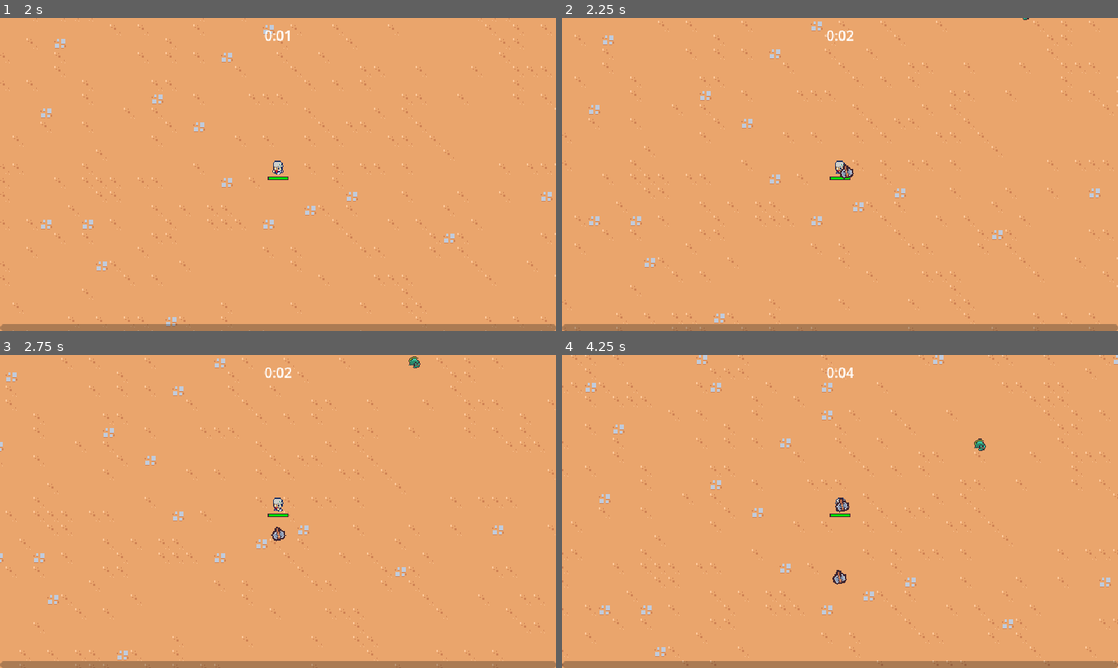
Above: before the commit, frames 1-4 (two rows, left to right).
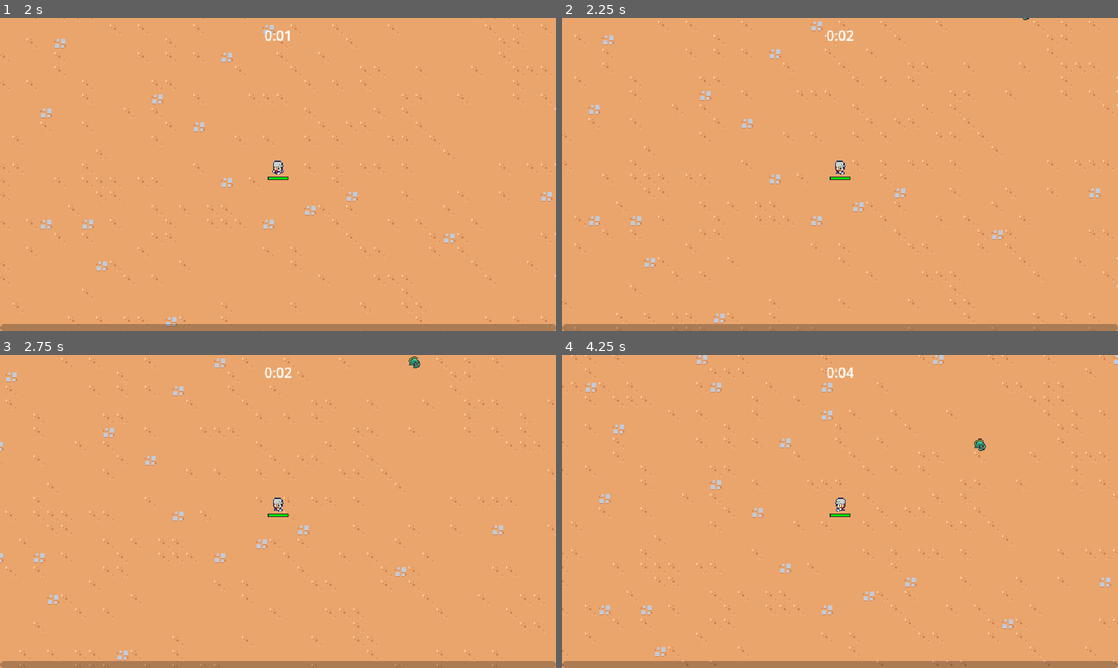
Above: after the commit, the same moments.

Repository: vhtargino/alien-cafe-project
Game: Godot game, scene res://scenes/main/main.tscn
The game is run twice, just before and just after one commit, with the same random seed, the same clock (stepped at 60 frames per second) and the same inputs.
Inputs (mouse positions are in pixels of both pictures, inside the frame that each line leads up to):
- Up to frame 1 (2 s): tap Enter at 0.5 s; move the mouse to (400, 158) at 0.52 s; press the mouse at (400, 158) at 0.53 s; hold D (move_right) 0.53-1.28 s; move the mouse to (166, 190) at 1.27 s; release the mouse at (166, 190) at 1.28 s; hold S (move_down) from 1.28 s (still down); click (166, 190) at 1.35 s
- Up to frame 2 (2.25 s): move the mouse to (895, 105) at 2.02 s; release S (move_down) at 2.03 s; press the mouse at (895, 105) at 2.03 s; hold D (move_right) from 2.03 s (still down)
- Up to frame 3 (2.75 s): keep holding D (move_right)
- Up to frame 4 (4.25 s): move the mouse to (812, 574) at 2.77 s; release D (move_right) at 2.78 s; release the mouse at (812, 574) at 2.78 s; hold W (move_up) 2.78-3.53 s; click (812, 574) at 2.85 s; move the mouse to (1006, 558) at 3.52 s; press the mouse at (1006, 558) at 3.53 s; hold A (move_left) from 3.53 s (still down)

Frame 1 is identical in both runs. In frame 2, less than 0.1% of the frame differs, in the area x 49-53%, y 46-52%; in frame 3, less than 0.1%; in frame 4, 0.2%, in the area x 48-52%, y 45-74%.

Commit message:
Drop rate de armas com quantidade máxima; HitFlashComponent

Diff:
--- a/resources/main_char_sprites.tres
+++ b/resources/main_char_sprites.tres
@@ -1,6 +1,10 @@
-[gd_resource type="SpriteFrames" load_steps=5 format=3 uid="uid://dagtd40gw1ynx"]
+[gd_resource type="SpriteFrames" load_steps=6 format=3 uid="uid://dagtd40gw1ynx"]
 
 [ext_resource type="Texture2D" uid="uid://domuau8dcph1w" path="res://scenes/game_object/player/sprite-sheet-joe-ebaristo.png" id="1_aniqh"]
+
+[sub_resource type="AtlasTexture" id="AtlasTexture_i637q"]
+atlas = ExtResource("1_aniqh")
+region = Rect2(64, 48, 16, 24)
 
 [sub_resource type="AtlasTexture" id="AtlasTexture_b7uy3"]
 atlas = ExtResource("1_aniqh")
@@ -16,6 +20,14 @@
 
 [resource]
 animations = [{
+"frames": [{
+"duration": 1.0,
+"texture": SubResource("AtlasTexture_i637q")
+}],
+"loop": true,
+"name": &"player_death",
+"speed": 5.0
+}, {
 "frames": [{
 "duration": 1.0,
 "texture": SubResource("AtlasTexture_b7uy3")
--- /dev/null
+++ b/resources/upgrades/ability.gd
@@ -0,0 +1,4 @@
+extends AbilityUpgrade
+class_name Ability
+
+@export var ability_controller_scene: PackedScene
--- a/resources/upgrades/ability_upgrade.gd
+++ b/resources/upgrades/ability_upgrade.gd
@@ -2,5 +2,6 @@
 class_name AbilityUpgrade
 
 @export var id: String
+@export var max_quantity: int
 @export var name: String
 @export_multiline var description: String
--- /dev/null
+++ b/resources/upgrades/axe.tres
@@ -0,0 +1,12 @@
+[gd_resource type="Resource" script_class="Ability" load_steps=3 format=3 uid="uid://bjsxdxcet15sn"]
+
+[ext_resource type="PackedScene" uid="uid://csh61bot4cmh7" path="res://scenes/ability/axe_ability_controller/axe_ability_controller.tscn" id="1_lxg8a"]
+[ext_resource type="Script" uid="uid://dcbylr71isyxe" path="res://resources/upgrades/ability.gd" id="1_vgov1"]
+
+[resource]
+script = ExtResource("1_vgov1")
+ability_controller_scene = ExtResource("1_lxg8a")
+id = "axe"
+max_quantity = 1
+name = "Axe"
+description = "Periodically sends out a spinning axe."
--- a/resources/upgrades/sword_rate.tres
+++ b/resources/upgrades/sword_rate.tres
@@ -5,5 +5,6 @@
 [resource]
 script = ExtResource("1_pyxp1")
 id = "sword_rate"
+max_quantity = 5
 name = "Sword Quickness"
 description = "Increases sword attack rate by 10%."
--- /dev/null
+++ b/scenes/component/hit_flash_component.gd
@@ -0,0 +1,21 @@
+extends Node
+
+@export var health_component: Node
+@export var sprite: Sprite2D
+@export var hit_flash_material: ShaderMaterial
+
+var hit_flash_tween: Tween
+
+
+func _ready():
+	health_component.health_changed.connect(on_health_changed)
+	sprite.material = hit_flash_material
+
+
+func on_health_changed():
+	if hit_flash_tween != null && hit_flash_tween.is_valid():
+		hit_flash_tween.kill()
+
+	(sprite.material as ShaderMaterial).set_shader_parameter("lerp_percent", 1.0)
+	hit_flash_tween = create_tween()
+	hit_flash_tween.tween_property(sprite.material, "shader_parameter/lerp_percent", 0.0, .2)
--- /dev/null
+++ b/scenes/component/hit_flash_component.gdshader
@@ -0,0 +1,19 @@
+shader_type canvas_item;
+
+uniform float lerp_percent : hint_range(0.0, 1.0);
+
+void vertex() {
+	// Called for every vertex the material is visible on.
+}
+
+void fragment() {
+	vec4 texture_color = texture(TEXTURE, UV);
+	vec4 final_color = mix(texture_color, vec4(1.0, 1.0, 1.0, texture_color.a), lerp_percent);
+	COLOR = final_color;
+
+}
+
+//void light() {
+//	// Called for every pixel for every light affecting the CanvasItem.
+//	// Uncomment to replace the default light processing function with this one.
+//}
--- /dev/null
+++ b/scenes/component/hit_flash_component.tscn
@@ -0,0 +1,8 @@
+[gd_scene load_steps=3 format=3 uid="uid://bukfjfrlab7av"]
+
+[ext_resource type="Script" uid="uid://bnti7s5u80kgn" path="res://scenes/component/hit_flash_component.gd" id="1_11h0y"]
+[ext_resource type="Material" uid="uid://ckmdmwb1vbvvm" path="res://scenes/component/hit_flash_component_material.tres" id="2_3jimr"]
+
+[node name="HitFlashComponent" type="Node"]
+script = ExtResource("1_11h0y")
+hit_flash_material = ExtResource("2_3jimr")
--- /dev/null
+++ b/scenes/component/hit_flash_component_material.tres
@@ -0,0 +1,8 @@
+[gd_resource type="ShaderMaterial" load_steps=2 format=3 uid="uid://ckmdmwb1vbvvm"]
+
+[ext_resource type="Shader" uid="uid://bwnxs0n8jaiha" path="res://scenes/component/hit_flash_component.gdshader" id="1_e3a6q"]
+
+[resource]
+resource_local_to_scene = true
+shader = ExtResource("1_e3a6q")
+shader_parameter/lerp_percent = 0.0
--- a/scenes/component/hurtbox_component.gd
+++ b/scenes/component/hurtbox_component.gd
@@ -16,4 +16,5 @@
 		return
 
 	var hitbox_component = other_area as HitboxComponent
+
 	health_component.damage(hitbox_component.damage)
--- a/scenes/game_object/basic_enemy/basic_enemy.tscn
+++ b/scenes/game_object/basic_enemy/basic_enemy.tscn
@@ -1,9 +1,10 @@
-[gd_scene load_steps=8 format=3 uid="uid://c2cxbvdjdb13f"]
+[gd_scene load_steps=9 format=3 uid="uid://c2cxbvdjdb13f"]
 
 [ext_resource type="Script" uid="uid://cmln5yerbagin" path="res://scenes/game_object/basic_enemy/basic_enemy.gd" id="1_4fs2a"]
 [ext_resource type="Texture2D" uid="uid://q7kvkx04s6xo" path="res://scenes/game_object/basic_enemy/alien_rat.png" id="2_8bf31"]
 [ext_resource type="PackedScene" uid="uid://c6exhv2qdl4nk" path="res://scenes/component/health_component.tscn" id="2_isd1k"]
 [ext_resource type="PackedScene" uid="uid://dc3ubxkagms0a" path="res://scenes/component/vial_drop_component.tscn" id="3_pcrk2"]
+[ext_resource type="PackedScene" uid="uid://bukfjfrlab7av" path="res://scenes/component/hit_flash_component.tscn" id="4_bq7hi"]
 [ext_resource type="PackedScene" uid="uid://d5l8117qmu3d" path="res://scenes/component/hurtbox_component.tscn" id="4_elloc"]
 
 [sub_resource type="CircleShape2D" id="CircleShape2D_bq7hi"]
@@ -23,12 +24,17 @@
 [node name="VialDropComponent" parent="." node_paths=PackedStringArray("health_component") instance=ExtResource("3_pcrk2")]
 health_component = NodePath("../HealthComponent")
 
+[node name="HitFlashComponent" parent="." node_paths=PackedStringArray("health_component", "sprite") instance=ExtResource("4_bq7hi")]
+health_component = NodePath("../HealthComponent")
+sprite = NodePath("../Sprite2D")
+
 [node name="HurtboxComponent" parent="." node_paths=PackedStringArray("health_component") instance=ExtResource("4_elloc")]
 unique_name_in_owner = true
 collision_mask = 8
 health_component = NodePath("../HealthComponent")
 
 [node name="CollisionShape2D" type="CollisionShape2D" parent="HurtboxComponent"]
+visible = false
 position = Vector2(0, -4)
 shape = SubResource("CircleShape2D_bq7hi")
 
@@ -38,5 +44,6 @@
 offset = Vector2(0, -4)
 
 [node name="CollisionShape2D" type="CollisionShape2D" parent="."]
+visible = false
 position = Vector2(0, -4)
 shape = SubResource("CircleShape2D_rmgeo")
--- a/scenes/game_object/player/player.gd
+++ b/scenes/game_object/player/player.gd
@@ -4,12 +4,14 @@
 var vertical_queue = []
 
 var character_speed = 80
-var number_colliding_bodies = 0
 
 @onready var sprite = %PlayerSprite
 @onready var health_component = $HealthComponent
 @onready var damage_interval_timer = $DamageIntervalTimer
 @onready var health_bar = $HealthBar
+@onready var abilities = $Abilities
+
+var number_colliding_bodies = 0
 
 
 func _ready():
@@ -17,6 +19,7 @@
 	$CollisionArea2D.body_exited.connect(on_body_exited)
 	damage_interval_timer.timeout.connect(on_damage_interval_timer_timeout)
 	health_component.health_changed.connect(on_health_changed)
+	GameEvents.ability_upgrade_added.connect(on_ability_upgrade_added)
 	update_health_display()
 
 
@@ -41,6 +44,36 @@
 		#sprite.flip_h = false
 	#
 	#return Vector2(x_movement, y_movement)
+
+
+func get_movement_vector() -> Vector2:
+	# Atualiza filas removendo teclas soltas e adicionando novas pressionadas
+	horizontal_queue = horizontal_queue.filter(Input.is_action_pressed)
+	vertical_queue = vertical_queue.filter(Input.is_action_pressed)
+
+	for action in ["move_right", "move_left"]:
+		if Input.is_action_just_pressed(action):
+			horizontal_queue.append(action)
+
+	for action in ["move_down", "move_up"]:
+		if Input.is_action_just_pressed(action):
+			vertical_queue.append(action)
+
+	if vertical_queue or horizontal_queue:
+		sprite.play("player_walk")
+	else:
+		sprite.play("player_idle")
+
+	if horizontal_queue and horizontal_queue[-1] == "move_left":
+		sprite.flip_h = true
+	if horizontal_queue and horizontal_queue[-1] == "move_right":
+		sprite.flip_h = false
+
+	# Define os valores diretamente, eliminando verificações desnecessárias
+	var x_input = 1 if horizontal_queue and horizontal_queue[-1] == "move_right" else -1 if horizontal_queue else 0
+	var y_input = 1 if vertical_queue and vertical_queue[-1] == "move_down" else -1 if vertical_queue else 0
+
+	return Vector2(x_input, y_input)
 
 
 func update_health_display():
@@ -71,32 +104,9 @@
 	update_health_display()
 
 
-func get_movement_vector() -> Vector2:
-	# Atualiza filas removendo teclas soltas e adicionando novas pressionadas
-	horizontal_queue = horizontal_queue.filter(Input.is_action_pressed)
-	vertical_queue = vertical_queue.filter(Input.is_action_pressed)
+func on_ability_upgrade_added(ability_upgrade: AbilityUpgrade, current_upgrades: Dictionary):
+	if not ability_upgrade is Ability:
+		return
 
-	for action in ["move_right", "move_left"]:
-		if Input.is_action_just_pressed(action):
-			horizontal_queue.append(action)
-
-	for action in ["move_down", "move_up"]:
-		if Input.is_action_just_pressed(action):
-			vertical_queue.append(action)
-
-	if vertical_queue or horizontal_queue:
-		sprite.play("player_walk")
-	else:
-		sprite.play("player_idle")
-
-	if horizontal_queue and horizontal_queue[-1] == "move_left":
-		sprite.flip_h = true
-	if horizontal_queue and horizontal_queue[-1] == "move_right":
-		sprite.flip_h = false
-
-	# Define os valores diretamente, eliminando verificações desnecessárias
-	var x_input = 1 if horizontal_queue and horizontal_queue[-1] == "move_right" else -1 if horizontal_queue else 0
-	var y_input = 1 if vertical_queue and vertical_queue[-1] == "move_down" else -1 if vertical_queue else 0
-
-
-	return Vector2(x_input, y_input)
+	var ability = ability_upgrade as Ability
+	abilities.add_child(ability_upgrade.ability_controller_scene.instantiate())
--- a/scenes/game_object/player/player.tscn
+++ b/scenes/game_object/player/player.tscn
@@ -1,10 +1,9 @@
-[gd_scene load_steps=11 format=3 uid="uid://duy34q0exwehe"]
+[gd_scene load_steps=10 format=3 uid="uid://duy34q0exwehe"]
 
 [ext_resource type="Script" uid="uid://dxlfrc1brodwd" path="res://scenes/game_object/player/player.gd" id="1_chboc"]
 [ext_resource type="PackedScene" uid="uid://hhx6iyx5cxh" path="res://scenes/ability/sword_ability_controller/sword_ability_controller.tscn" id="2_h7tiq"]
 [ext_resource type="PackedScene" uid="uid://c6exhv2qdl4nk" path="res://scenes/component/health_component.tscn" id="2_ss5pk"]
 [ext_resource type="SpriteFrames" uid="uid://dagtd40gw1ynx" path="res://resources/main_char_sprites.tres" id="2_vs77x"]
-[ext_resource type="PackedScene" uid="uid://csh61bot4cmh7" path="res://scenes/ability/axe_ability_controller/axe_ability_controller.tscn" id="4_tj6oj"]
 
 [sub_resource type="StyleBoxFlat" id="StyleBoxFlat_ss5pk"]
 bg_color = Color(0.247059, 0.14902, 0.192157, 1)
@@ -34,11 +33,9 @@
 
 [node name="HealthComponent" parent="." instance=ExtResource("2_ss5pk")]
 
-[node name="AbilityManager" type="Node" parent="."]
+[node name="Abilities" type="Node" parent="."]
 
-[node name="SwordAbilityController" parent="AbilityManager" instance=ExtResource("2_h7tiq")]
-
-[node name="AxeAbilityController" parent="AbilityManager" instance=ExtResource("4_tj6oj")]
+[node name="SwordAbilityController" parent="Abilities" instance=ExtResource("2_h7tiq")]
 
 [node name="DamageIntervalTimer" type="Timer" parent="."]
 wait_time = 0.5
@@ -69,7 +66,7 @@
 [node name="PlayerSprite" type="AnimatedSprite2D" parent="."]
 unique_name_in_owner = true
 sprite_frames = ExtResource("2_vs77x")
-animation = &"player_walk"
+animation = &"player_death"
 offset = Vector2(0, -10)
 
 [node name="CollisionArea2D" type="Area2D" parent="."]
--- a/scenes/main/main.gd
+++ b/scenes/main/main.gd
@@ -7,7 +7,15 @@
 	%Player.health_component.died.connect(on_player_died)
 
 
+func create_camera():
+	var camera = Camera2D.new()
+	camera.position = %Player.global_position
+	camera.make_current()
+	add_child(camera)
+
+
 func on_player_died():
+	create_camera()
 	var end_screen_instance = end_screen_scene.instantiate()
 	add_child(end_screen_instance)
 	end_screen_instance.set_defeat()
--- a/scenes/manager/upgrade_manager/upgrade_manager.gd
+++ b/scenes/manager/upgrade_manager/upgrade_manager.gd
@@ -11,17 +11,6 @@
 	experience_manager.level_up.connect(on_level_up)
 
 
-func on_level_up(current_level: int):
-	var chosen_upgrade = upgrade_pool.pick_random() as AbilityUpgrade
-	if chosen_upgrade == null:
-		return
-
-	var upgrade_screen_instance = upgrade_screen_scene.instantiate()
-	add_child(upgrade_screen_instance)
-	upgrade_screen_instance.set_ability_upgrades([chosen_upgrade] as Array[AbilityUpgrade])
-	upgrade_screen_instance.upgrade_selected.connect(on_upgrade_selected)
-
-
 func apply_upgrade(upgrade: AbilityUpgrade):
 	var has_upgrade = current_upgrades.has(upgrade.id)
 	if not has_upgrade:
@@ -32,8 +21,35 @@
 	else:
 		current_upgrades[upgrade.id]["quantity"] += 1
 
+	if upgrade.max_quantity > 0:
+		var current_quantity = current_upgrades[upgrade.id]["quantity"]
+		if current_quantity == upgrade.max_quantity:
+			upgrade_pool = upgrade_pool.filter(func (pool_upgrade): return pool_upgrade.id != upgrade.id)
+
 	GameEvents.emit_ability_upgrade_added(upgrade, current_upgrades)
+
+func pick_upgrades():
+	var chosen_upgrades: Array[AbilityUpgrade] = []
+	var filtered_upgrades = upgrade_pool.duplicate()
+	for i in 2:
+		if filtered_upgrades.size() == 0:
+			break
+		var chosen_upgrade = filtered_upgrades.pick_random() as AbilityUpgrade
+		chosen_upgrades.append(chosen_upgrade)
+		filtered_upgrades = filtered_upgrades.filter(func (upgrade: AbilityUpgrade): return upgrade.id != chosen_upgrade.id)
+
+	return chosen_upgrades
 
 
 func on_upgrade_selected(upgrade: AbilityUpgrade):
 	apply_upgrade(upgrade)
+
+
+func on_level_up(current_level: int):
+
+
+	var upgrade_screen_instance = upgrade_screen_scene.instantiate()
+	add_child(upgrade_screen_instance)
+	var chosen_upgrades = pick_upgrades()
+	upgrade_screen_instance.set_ability_upgrades(chosen_upgrades as Array[AbilityUpgrade])
+	upgrade_screen_instance.upgrade_selected.connect(on_upgrade_selected)
--- a/scenes/manager/upgrade_manager/upgrade_manager.tscn
+++ b/scenes/manager/upgrade_manager/upgrade_manager.tscn
@@ -1,11 +1,12 @@
-[gd_scene load_steps=5 format=3 uid="uid://cegr05gx1wvyo"]
+[gd_scene load_steps=6 format=3 uid="uid://cegr05gx1wvyo"]
 
 [ext_resource type="Script" uid="uid://c6cuoq045d6x" path="res://scenes/manager/upgrade_manager/upgrade_manager.gd" id="1_hi0so"]
 [ext_resource type="Script" uid="uid://dqduk38jdctil" path="res://resources/upgrades/ability_upgrade.gd" id="2_mrr3v"]
 [ext_resource type="Resource" uid="uid://b3orltnjai0ve" path="res://resources/upgrades/sword_rate.tres" id="3_rdlwp"]
+[ext_resource type="Resource" uid="uid://bjsxdxcet15sn" path="res://resources/upgrades/axe.tres" id="4_awf0j"]
 [ext_resource type="PackedScene" uid="uid://cim4wq4tak2e0" path="res://scenes/ui/upgrade_screen.tscn" id="4_rdlwp"]
 
 [node name="UpgradeManager" type="Node"]
 script = ExtResource("1_hi0so")
-upgrade_pool = Array[ExtResource("2_mrr3v")]([ExtResource("3_rdlwp")])
+upgrade_pool = Array[ExtResource("2_mrr3v")]([ExtResource("3_rdlwp"), ExtResource("4_awf0j")])
 upgrade_screen_scene = ExtResource("4_rdlwp")
Not shown, added: resources/upgrades/ability.gd.uid
Not shown, added: scenes/component/hit_flash_component.gd.uid
Not shown, added: scenes/component/hit_flash_component.gdshader.uid
